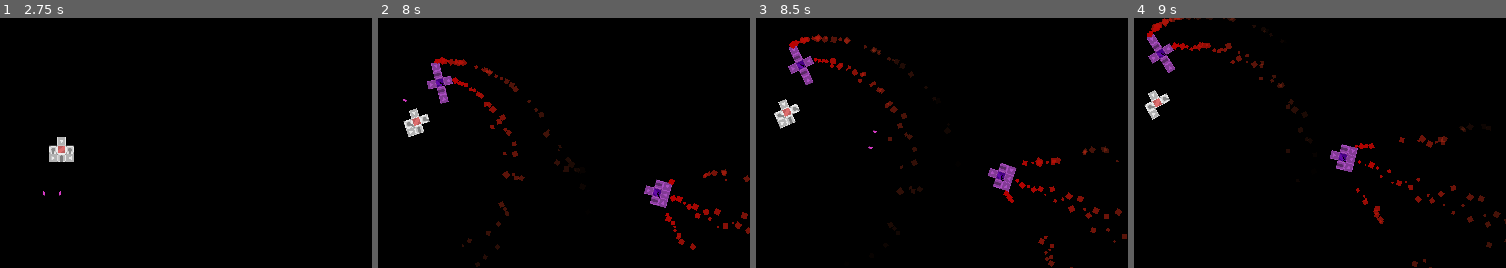
Above: before the commit, frames 1-4 (left to right).
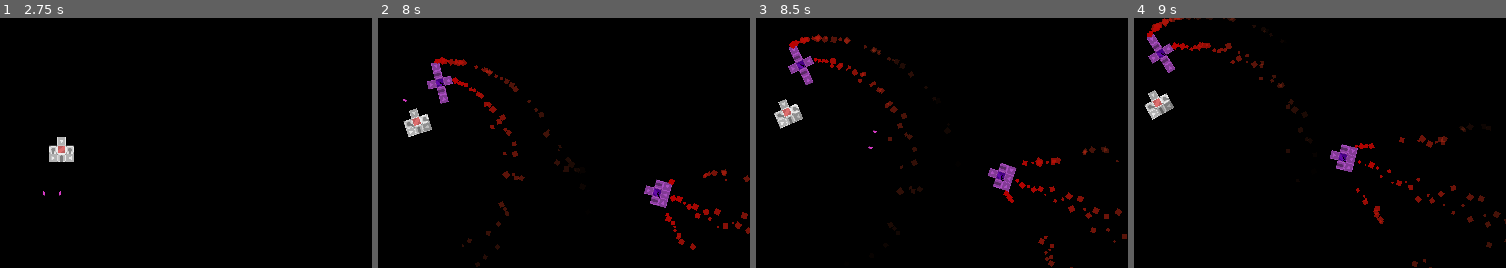
Above: after the commit, the same moments.

Repository: lucasericsson222/ModularSpaceships
Game: Godot game, scene res://Space.tscn
The game is run twice, just before and just after one commit, with the same random seed, the same clock (stepped at 60 frames per second) and the same inputs.
Inputs (mouse positions are % of the whole screen's width and height, from its top left):
- Up to frame 1 (2.75 s): tap Enter at 0.5 s; move the mouse to (19, 86) at 0.52 s; click (19, 86) at 0.67 s; move the mouse to (22, 86) at 1.27 s; click (22, 86) at 1.42 s; move the mouse to (25, 80) at 2.02 s; click (25, 80) at 2.17 s
- Up to frame 2 (8 s): move the mouse to (25, 75) at 2.77 s; click (25, 75) at 2.92 s; move the mouse to (34, 68) at 3.52 s; click (34, 68) at 3.67 s; move the mouse to (34, 59) at 4.27 s; click (34, 59) at 4.42 s; move the mouse to (78, 56) at 5.02 s; click (78, 56) at 5.17 s; move the mouse to (75, 50) at 5.77 s; click (75, 50) at 5.92 s; move the mouse to (70, 43) at 6.52 s; click (70, 43) at 6.67 s; move the mouse to (65, 42) at 7.27 s; click (65, 42) at 7.42 s
- Up to frame 3 (8.5 s): move the mouse to (59, 34) at 8.02 s; click (59, 34) at 8.17 s
- Up to frame 4 (9 s): move the mouse to (49, 29) at 8.77 s; click (49, 29) at 8.92 s
The pictures show only the part of the screen within x 20-70%, y 0-50%; the shares and areas given below are measured in that part.

Frame 1 is identical in both runs. In frame 2, less than 0.1% of the frame differs, in the area x 11-15%, y 41-46%; in frame 3, less than 0.1%; in frame 4, 0.2%, in the area x 5-11%, y 33-39%.

Commit message:
Health colors implemented and some tidying

Diff:
--- a/SpaceshipModule/EvilCore/EvilCore.gd
+++ b/SpaceshipModule/EvilCore/EvilCore.gd
@@ -12,6 +12,9 @@
 	collision_mask = 0b00000000000000110
 	var modules = get_children()
 	for m in modules:
+		if m.has_method("setHealth"):
+			m.setHealth(2.0)
+			m.setTotalHealth(2.0)
 		m.modulate = Color.mediumorchid
 
 
@@ -23,6 +26,7 @@
 		if m.is_in_group("Thruster"):
 			controlThrusters(m)
 		if m.is_in_group("Gun"):
+
 			Input.action_press("Gun" + String(m.get_instance_id()))
 			# fire if the player is in that direction
 			pass
--- a/SpaceshipModule/EvilCore/EvilCore.tscn
+++ b/SpaceshipModule/EvilCore/EvilCore.tscn
@@ -11,7 +11,7 @@
 ]]
 script = ExtResource( 1 )
 
-[node name="EvilCore" type="Sprite" parent="."]
+[node name="Sprite" type="Sprite" parent="."]
 texture = ExtResource( 2 )
 
 [node name="CollisionShape2D" type="CollisionShape2D" parent="."]
--- a/SpaceshipModule/Gun/Bullet.tscn
+++ b/SpaceshipModule/Gun/Bullet.tscn
@@ -12,6 +12,7 @@
 script = ExtResource( 2 )
 
 [node name="CollisionShape2D" type="CollisionShape2D" parent="."]
+visible = false
 shape = SubResource( 1 )
 
 [node name="Sprite" type="Sprite" parent="."]
--- a/SpaceshipModule/Gun/Gun.gd
+++ b/SpaceshipModule/Gun/Gun.gd
@@ -4,7 +4,7 @@
 
 var gunDamage = 10
 onready var bulletScene = preload("./Bullet.tscn")
-var checkingForInput = false
+
 
 
 func _ready():
@@ -13,11 +13,12 @@
 func _process(_delta):
 	if (Input.is_action_pressed("Gun" + String(get_instance_id()))):
 		fire()
-	if checkingForInput:
-		modulate = Color.red
-	else:
-		if !get_parent().is_in_group("Evil"):
-			modulate = Color.white
+	selectedColor()
+
+
+
+
+
 
 func _unhandled_key_input(event):
 	if checkingForInput:
--- a/SpaceshipModule/SpaceshipModule.gd
+++ b/SpaceshipModule/SpaceshipModule.gd
@@ -7,19 +7,32 @@
 # var a = 2
 # var b = "text"
 
-export var health := 10.0
-
-
+export var totalHealth := 10.0
+export var health: float
+var checkingForInput = false
+var defaultModulate = Color.white
 func applyDamage():
-	health -= 5
+	health -= 1
+	defaultModulate = Color.white.darkened((totalHealth-health)/totalHealth)
 	if health <= 0:
 		queue_free()
 
 
+func setHealth(h:float):
+	health = h
+
+func setTotalHealth(h:float)->void:
+	totalHealth = h
 # Called when the node enters the scene tree for the first time.
 func _ready():
-	pass # Replace with function body.
+	health = totalHealth
 
+func selectedColor():
+	if checkingForInput:
+		modulate = Color.blue
+	else:
+		if !get_parent().is_in_group("Evil"):
+			modulate = defaultModulate
 
 # Called every frame. 'delta' is the elapsed time since the previous frame.
 #func _process(delta):
--- a/SpaceshipModule/Thruster/Thruster.gd
+++ b/SpaceshipModule/Thruster/Thruster.gd
@@ -1,7 +1,6 @@
 extends SpaceshipModule
 
 export var myposition = Vector2(0,0)
-var checkingForInput = false
 var thrustersOn = false
 export var impulse_strength = 2 # if need to increase thruster speed
 func _ready():
@@ -23,11 +22,7 @@
 	clickColor()
 
 func clickColor():
-	if checkingForInput:
-		modulate = Color.red
-	else:
-		if !get_parent().is_in_group("Evil"):
-			modulate = Color.white
+	selectedColor()
 
 func _unhandled_key_input(event):
 	if checkingForInput:
